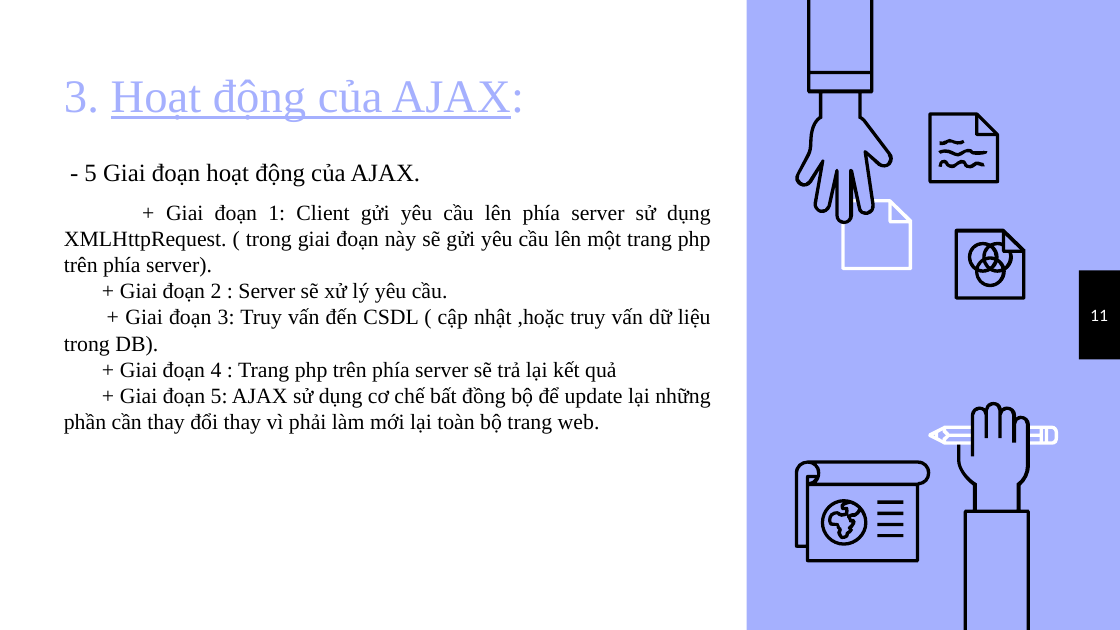
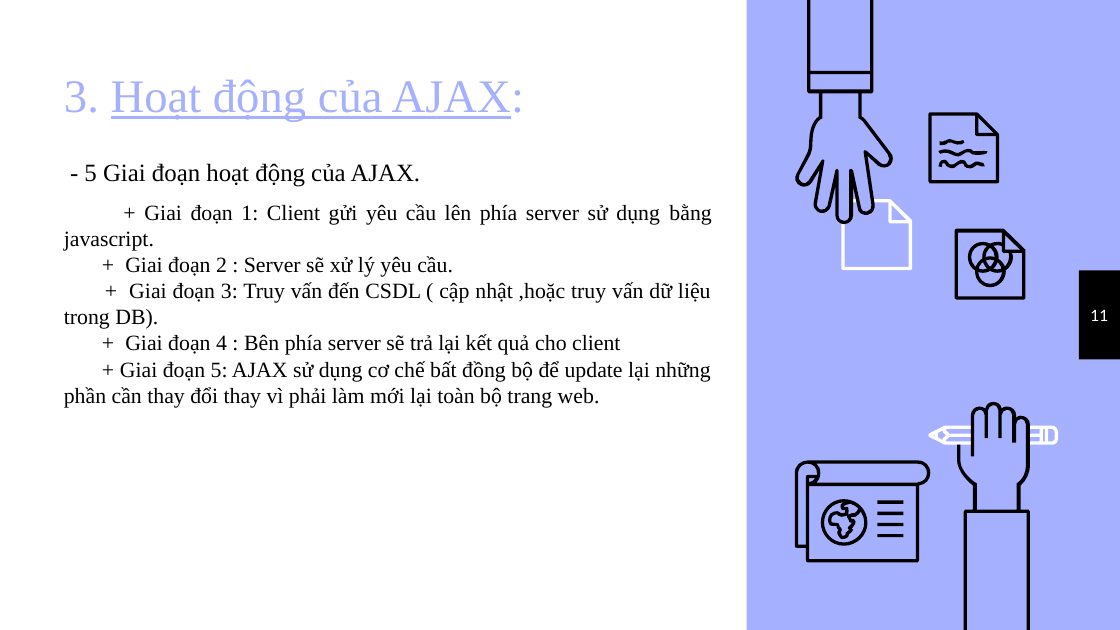
Before and after one commit to covid21team/ShopingDevice, a slide deck: slide 12 of AJAX/Roderigo · SlidesCarnival.pptx. Drawn at 1120x630 pixels with LibreOffice and Linux fonts; fonts in the diff are those of the drawing. Boxes give left, top, right and bottom in pixels: in the first picture for what was removed or moved away, otherwise in the second. Text is boxed around its words. In the diff, an @@ line names an element or a change of style, - is before the commit and + after.

Commit message:
change slide

```diff
--- a/AJAX/Roderigo · SlidesCarnival.pptx
+++ b/AJAX/Roderigo · SlidesCarnival.pptx
@@ text at (64,204,711,251): text changed @@
-+ Giai đoạn 1: Client gửi yêu cầu lên phía server sử dụng XMLHttpRequest. ( trong giai đoạn này sẽ gửi yêu cầu lên một trang php trên phía server).
++ Giai đoạn 1: Client gửi yêu cầu lên phía server sử dụng bằng javascript.
@@ text at (125,334,620,355): text changed @@
-+ Giai đoạn 4 : Trang php trên phía server sẽ trả lại kết quả
++ Giai đoạn 4 : Bên phía server sẽ trả lại kết quả cho client
```
Also in this commit, not shown: 1 other file.
